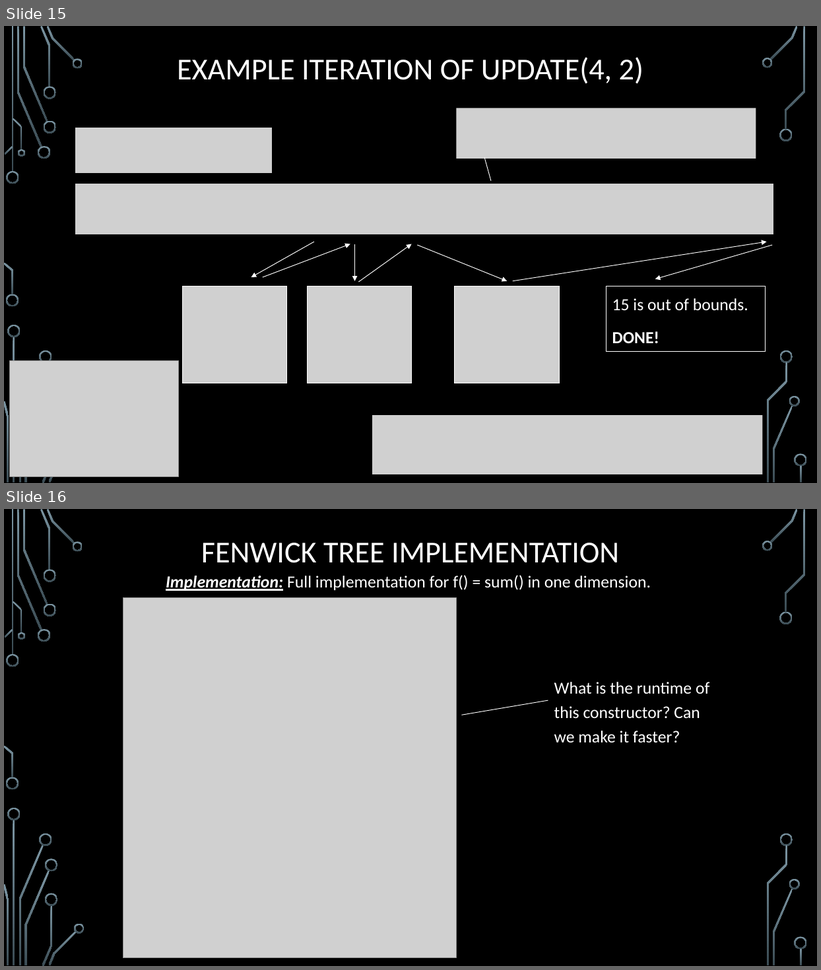
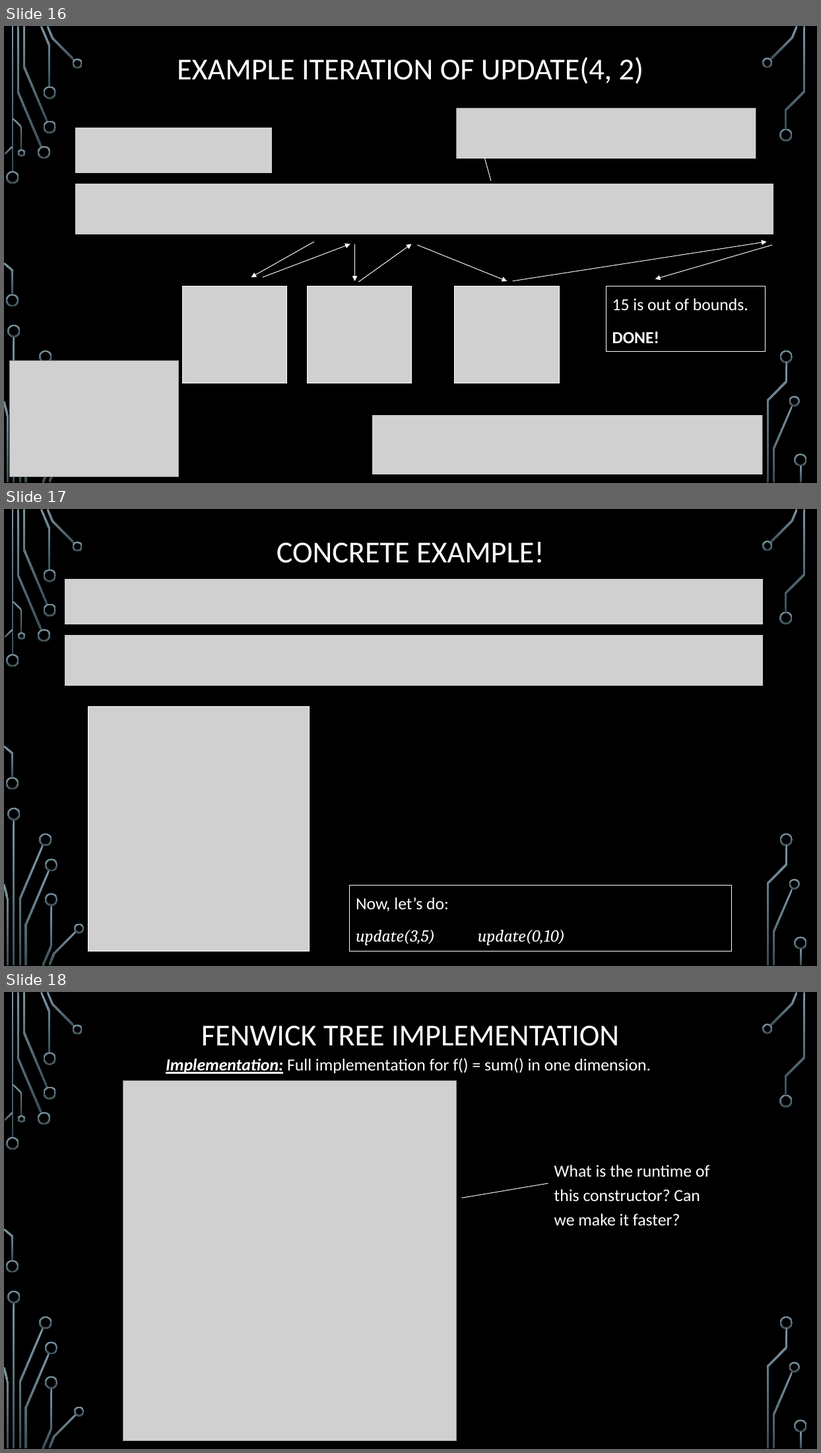
Before and after one commit to janiceeguo/advAlgo, a slide deck: slides/Trees-FenwickTrees.pptx. Shown one above the other, each under a label of ours: slides 15 and 16 before the commit, slides 16, 17 and 18 after it. The pictures are 821x970 and 821x1453 pixels, drawn with LibreOffice and Linux fonts; fonts in the diff are those of the drawing; grey boxes stand for pictures; background and template pictures are left out. Boxes give left, top, right and bottom in pixels: in the first picture for what was removed or moved away, otherwise in the second. Text is boxed around its words. In the diff, an @@ line names an element or a change of style, - is before the commit and + after.

```diff
--- a/slides/Trees-FenwickTrees.pptx
+++ b/slides/Trees-FenwickTrees.pptx
@@ slide 17 added at (x1=4, y1=509, x2=817, y2=966), background picture (left out); not listed: 36 template elements that a slide beside it also shows @@
@@ title added at (x1=277, y1=541, x2=544, y2=563), 36 pt, text #FFFFFF @@
+CONCRETE EXAMPLE!
@@ picture added at (x1=64, y1=578, x2=764, y2=625) @@
@@ picture added at (x1=64, y1=634, x2=764, y2=687) @@
@@ picture added at (x1=88, y1=706, x2=310, y2=952) @@
@@ rectangle added at (x1=350, y1=886, x2=732, y2=952), outline #FFFFFF 0.75 pt, 20 pt, text #FFFFFF, italic @@
+Now, let’s do:
+update(3,5) update(0,10)
@@ what was slide 15 is now slide 16 @@
@@ what was slide 16 is now slide 18 @@
```
Also in this commit, not shown: 2 other slides added, 1 slide removed, 4 other files.
